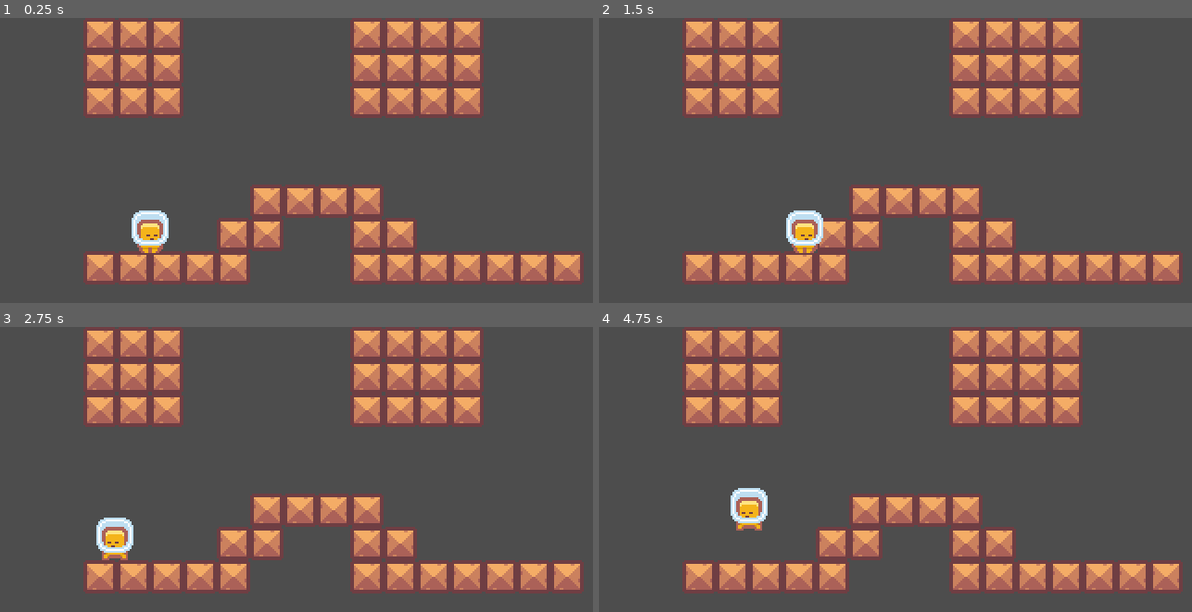
Above: before the commit, frames 1-4 (two rows, left to right).
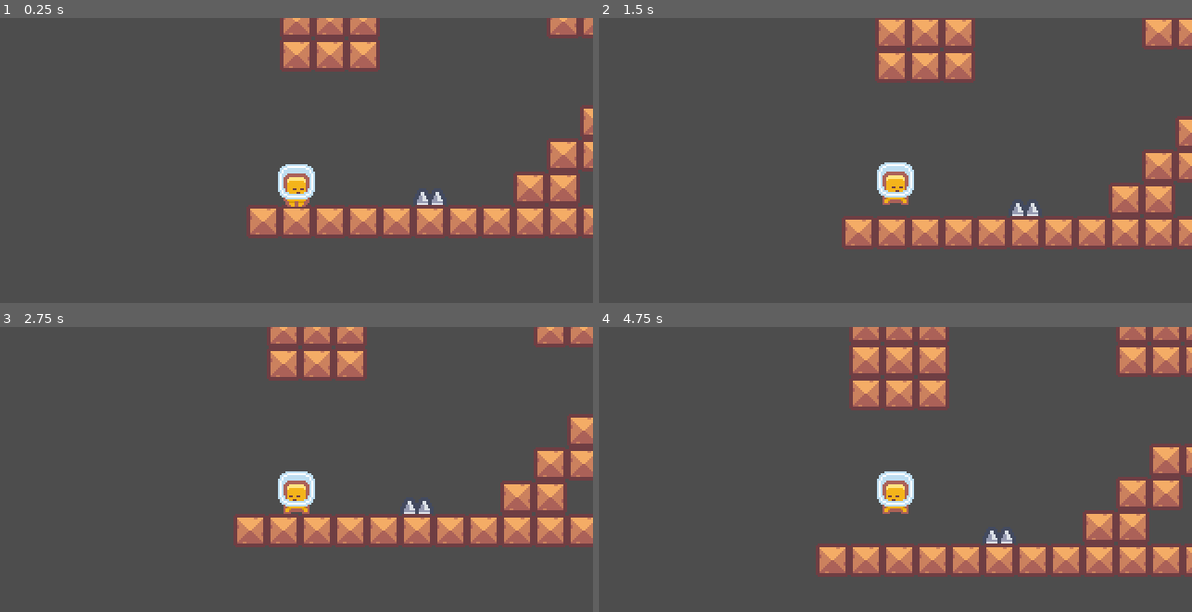
Above: after the commit, the same moments.

Repository: Frozut/giocoGodot
Game: Godot game, scene res://Livelli/world.tscn
The game is run twice, just before and just after one commit, with the same random seed, the same clock (stepped at 60 frames per second) and the same inputs.
Inputs:
- Up to frame 1 (0.25 s): no input
- Up to frame 2 (1.5 s): tap Enter at 0.5 s; hold Right (ui_right) from 0.53 s (still down); tap Up (ui_up) at 0.77 s
- Up to frame 3 (2.75 s): tap Up (ui_up) at 1.52 s; release Right (ui_right) at 2.03 s; hold Left (ui_left) from 2.03 s (still down)
- Up to frame 4 (4.75 s): release Left (ui_left) at 2.78 s; hold Right (ui_right) 2.78-4.28 s; tap Up (ui_up) at 3.02, 3.77, 4.52 s; hold Left (ui_left) from 4.28 s (still down)

The runs differ from the first frame. In frame 1, 37% of the frame differs, in the area x 14-100%, y 0-94%; in frame 2, 38%; in frame 3, 38%; in frame 4, 41%.

Commit message:
implementazione delle punte

Diff:
--- a/Livelli/world.tscn
+++ b/Livelli/world.tscn
@@ -1,12 +1,16 @@
-[gd_scene load_steps=3 format=3 uid="uid://counmq31rly0t"]
+[gd_scene load_steps=4 format=3 uid="uid://counmq31rly0t"]
 
 [ext_resource type="PackedScene" uid="uid://gash1mhqgjyj" path="res://tile_map.tscn" id="2_04erv"]
 [ext_resource type="PackedScene" uid="uid://boejq57vy4nrn" path="res://player.tscn" id="2_rrgha"]
+[ext_resource type="PackedScene" uid="uid://b3jfyv1u5a7g8" path="res://TilemapObj/spike.tscn" id="3_ev8xt"]
 
 [node name="World" type="Node2D"]
 
 [node name="TileMap" parent="." instance=ExtResource("2_04erv")]
-position = Vector2(-9, 0)
+position = Vector2(-90, 0)
 
 [node name="Player" parent="." instance=ExtResource("2_rrgha")]
-position = Vector2(81, 108)
+position = Vector2(-27, 108)
+
+[node name="Spike" parent="." instance=ExtResource("3_ev8xt")]
+position = Vector2(45, 117)
--- a/Script/player.gd
+++ b/Script/player.gd
@@ -1,5 +1,6 @@
 extends CharacterBody2D
-
+#class_name serve per far si che le altre classi vedano quasta classe con il nome asseggnato, in questo caso Player --> per piccolo esempio guarda spike
+class_name Player
 #creazione delle variabili che sono presenti nello Script Variables
 #(ovevro che le vedi cliccando il nodo player a destra, puoi modificarle senza toccare il codice)
 @export var JUMP_FORCE :int= -160
--- /dev/null
+++ b/Script/spike.gd
@@ -0,0 +1,8 @@
+extends Area2D
+
+
+
+func _on_body_entered(body):
+	if body is Player:
+		#serve per resettare la scena come è all'inizio
+		get_tree().reload_current_scene()
--- /dev/null
+++ b/TilemapObj/spike.tscn
@@ -0,0 +1,18 @@
+[gd_scene load_steps=3 format=3 uid="uid://b3jfyv1u5a7g8"]
+
+[ext_resource type="Texture2D" uid="uid://daxg27avx3a58" path="res://Immagini/tiles_packed.png" id="1_jwgou"]
+[ext_resource type="Script" path="res://Script/spike.gd" id="1_qtksk"]
+
+[node name="Spike" type="Area2D"]
+position = Vector2(0, -9)
+script = ExtResource("1_qtksk")
+
+[node name="Sprite2D" type="Sprite2D" parent="."]
+texture = ExtResource("1_jwgou")
+region_enabled = true
+region_rect = Rect2(144, 54, 18, 18)
+
+[node name="CollisionPolygon2D" type="CollisionPolygon2D" parent="."]
+polygon = PackedVector2Array(-7, 9, -7, 6, -5, 2, -3, 2, -1, 6, 1, 6, 3, 2, 5, 2, 7, 6, 7, 9)
+
+[connection signal="body_entered" from="." to="." method="_on_body_entered"]
--- a/player.tscn
+++ b/player.tscn
@@ -7,6 +7,7 @@
 size = Vector2(12, 17)
 
 [node name="Player" type="CharacterBody2D"]
+top_level = true
 script = ExtResource("1_v86ih")
 skin = "res://Skin/playerOrangeSkin.tres"
 
@@ -18,3 +19,5 @@
 [node name="CollisionShape2D" type="CollisionShape2D" parent="."]
 position = Vector2(0, 2.5)
 shape = SubResource("RectangleShape2D_ir5r2")
+
+[node name="Camera2D" type="Camera2D" parent="."]
--- a/tile_map.tscn
+++ b/tile_map.tscn
@@ -246,6 +246,7 @@
 8:3/0 = 0
 8:3/0/physics_layer_0/linear_velocity = Vector2(0, 0)
 8:3/0/physics_layer_0/angular_velocity = 0.0
+8:3/0/physics_layer_0/polygon_0/points = PackedVector2Array(-7, 9, -7, 6, -5, 2, -3, 2, -1, 6, 1, 6, 3, 2, 5, 2, 7, 6, 7, 9)
 9:3/0 = 0
 9:3/0/physics_layer_0/linear_velocity = Vector2(0, 0)
 9:3/0/physics_layer_0/angular_velocity = 0.0
@@ -603,7 +604,6 @@
 sources/1 = SubResource("TileSetAtlasSource_t0krl")
 
 [node name="TileMap" type="TileMap"]
-scale = Vector2(0.998837, 1.00247)
 tile_set = SubResource("TileSet_5ipt3")
 format = 2
-layer_0/tile_data = PackedInt32Array(458755, 458753, 2, 458756, 458753, 2, 458757, 458753, 2, 458758, 458753, 2, 393223, 458753, 2, 327688, 458753, 2, 393224, 458753, 2, 458759, 458753, 2, 327689, 458753, 2, 327690, 458753, 2, 327691, 458753, 2, 393228, 458753, 2, 393227, 458753, 2, 458763, 458753, 2, 458764, 458753, 2, 458765, 458753, 2, 458766, 458753, 2, 458767, 458753, 2, 458768, 458753, 2, 458769, 458753, 2, 4, 458753, 2, 3, 458753, 2, 65539, 458753, 2, 131075, 458753, 2, 131076, 458753, 2, 131077, 458753, 2, 65541, 458753, 2, 65540, 458753, 2, 5, 458753, 2, 11, 458753, 2, 65547, 458753, 2, 131083, 458753, 2, 12, 458753, 2, 65548, 458753, 2, 131084, 458753, 2, 13, 458753, 2, 65549, 458753, 2, 131085, 458753, 2, 14, 458753, 2, 65550, 458753, 2, 131086, 458753, 2)
+layer_0/tile_data = PackedInt32Array(458755, 458753, 2, 458756, 458753, 2, 458757, 458753, 2, 458758, 458753, 2, 458759, 458753, 2, 458763, 458753, 2, 458764, 458753, 2, 458765, 458753, 2, 458766, 458753, 2, 458767, 458753, 2, 458768, 458753, 2, 458769, 458753, 2, 4, 458753, 2, 3, 458753, 2, 65539, 458753, 2, 131075, 458753, 2, 131076, 458753, 2, 131077, 458753, 2, 65541, 458753, 2, 65540, 458753, 2, 5, 458753, 2, 11, 458753, 2, 65547, 458753, 2, 12, 458753, 2, 65548, 458753, 2, 13, 458753, 2, 65549, 458753, 2, 14, 458753, 2, 65550, 458753, 2, 458760, 458753, 2, 458761, 458753, 2, 458762, 458753, 2, 393226, 458753, 2, 458754, 458753, 2, 327691, 458753, 2, 262156, 458753, 2, 262157, 458753, 2, 262158, 458753, 2, 262159, 458753, 2, 262160, 458753, 2, 393227, 458753, 2, 327692, 458753, 2)
